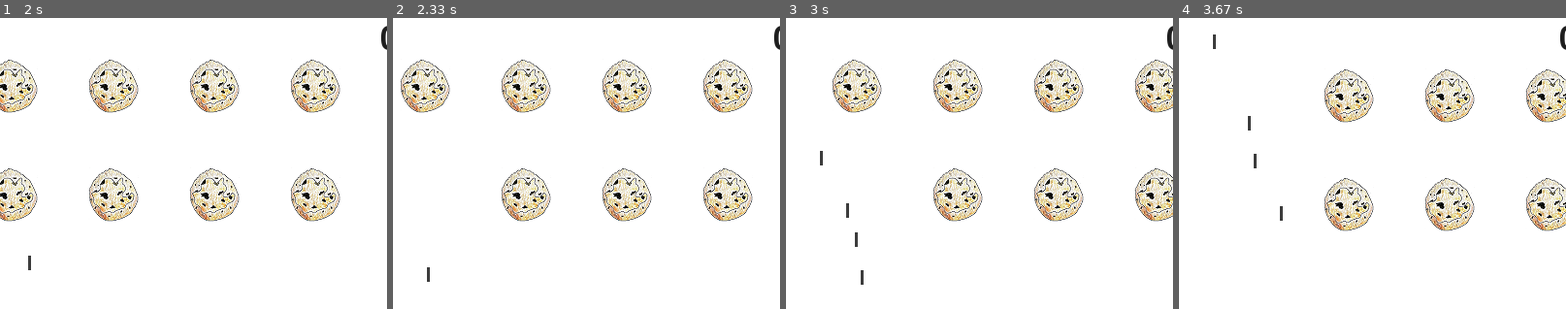
Above: before the commit, frames 1-4 (left to right).
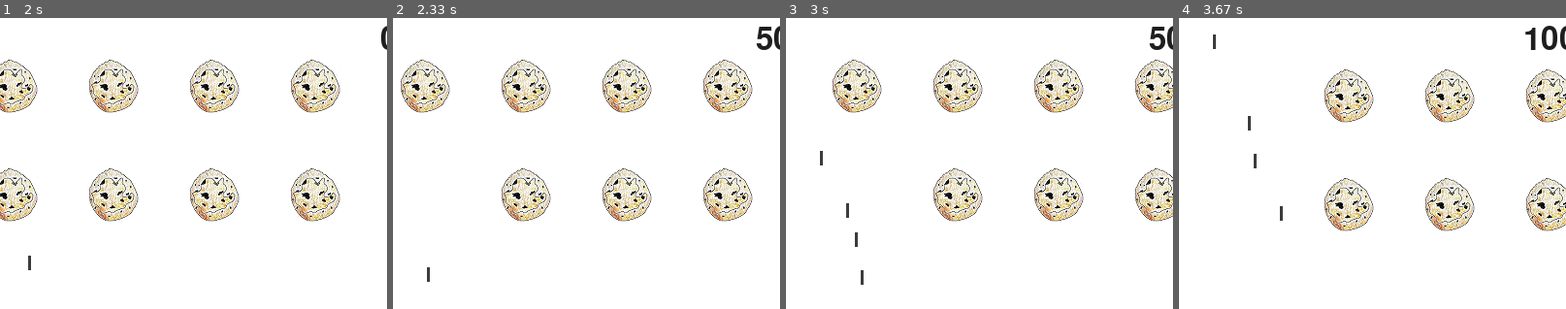
Above: after the commit, the same moments.

Repository: mmmarchetti/pygame_project
Game: pygame game, started from alien_invasion.py
Same seed, same stepped clock (60 frames per second), same inputs: the game is played once before the commit and once after it.
Inputs:
- Up to frame 1 (2 s): click "Jogar" at 0.38 s; tap Space at 0.67, 1.07, 1.37, 1.57, 1.9 s; hold Right 1-1.47 s; hold Up 1.5-1.8 s; hold Right from 1.83 s (still down)
- Up to frame 2 (2.33 s): tap Space at 2.2 s; release Right at 2.3 s
- Up to frame 3 (3 s): hold Left 2.33-2.87 s; tap Space at 2.4, 2.7, 2.97 s; hold Down from 2.9 s (still down)
- Up to frame 4 (3.67 s): release Down at 3.2 s; hold Left 3.23-3.63 s; tap Space at 3.3, 3.6 s
The pictures show only the part of the screen within x 46-96%, y 2-52%; the shares and areas given below are measured in that part.

Frame 1 is identical in both runs. In frame 2, 0.2% of the frame differs, in the area x 93-98%, y 3-11%; in frame 3, 0.2%; in frame 4, 0.4%, in the area x 89-98%, y 2-11%.

Commit message:
pontuação

Diff:
--- a/alien_invasion.py
+++ b/alien_invasion.py
@@ -42,7 +42,7 @@
         if stats.game_active:
 
             ship.update()
-            gf.update_bullets(ai_settings, screen, ship, meteors, bullets)
+            gf.update_bullets(ai_settings, screen, stats, sb, ship, meteors, bullets)
             gf.update_meteors(ai_settings, stats, screen, ship, meteors, bullets)
         gf.update_screen(ai_settings, screen, stats, sb, ship, meteors, bullets, play_button)
 
--- a/game_functions.py
+++ b/game_functions.py
@@ -117,7 +117,7 @@
     pygame.display.flip()
 
 
-def update_bullets(ai_settings, screen, ship, meteors, bullets):
+def update_bullets(ai_settings, screen, stats, sb, ship, meteors, bullets):
     """
     Atualiza a posição dos projéteis e se livra dos antigos
     """
@@ -126,14 +126,17 @@
         if bullet.rect.bottom <= 0:
             bullets.remove(bullet)
 
-    check_bullet_meteor_collision(ai_settings, screen, ship, meteors, bullets)
-
-
-def check_bullet_meteor_collision(ai_settings, screen, ship, meteors, bullets):
+    check_bullet_meteor_collision(ai_settings, screen, stats, sb, ship, meteors, bullets)
+
+
+def check_bullet_meteor_collision(ai_settings, screen, stats, sb, ship, meteors, bullets):
     """Responde a colisões entre projéteis e meteors"""
 
     # Verifica se algum projétil atingiu meteor
     collisions = pygame.sprite.groupcollide(bullets, meteors, True, True)
+    if collisions:
+        stats.score += ai_settings.meteor_points
+        sb.prep_score()
 
     if len(meteors) == 0:
 
--- a/settings.py
+++ b/settings.py
@@ -39,6 +39,9 @@
         self.meteor_speed_factor = 1
         self.fleet_direction = 1
 
+        # Pontuação
+        self.meteor_points = 50
+
     def increase_speed(self):
         """Aumenta a velocidade"""
         self.ship_speed_factor *= self.speedup_scale
